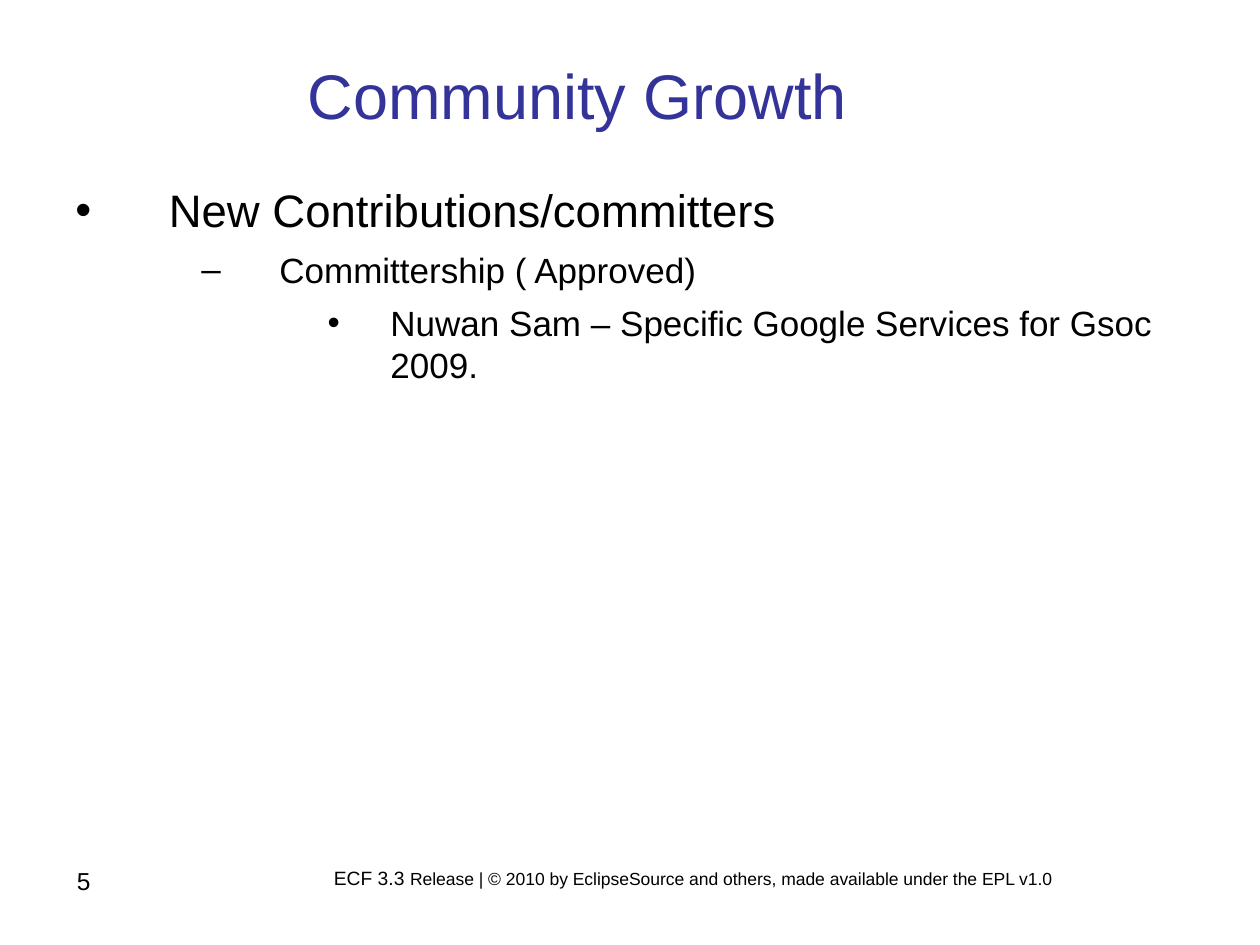
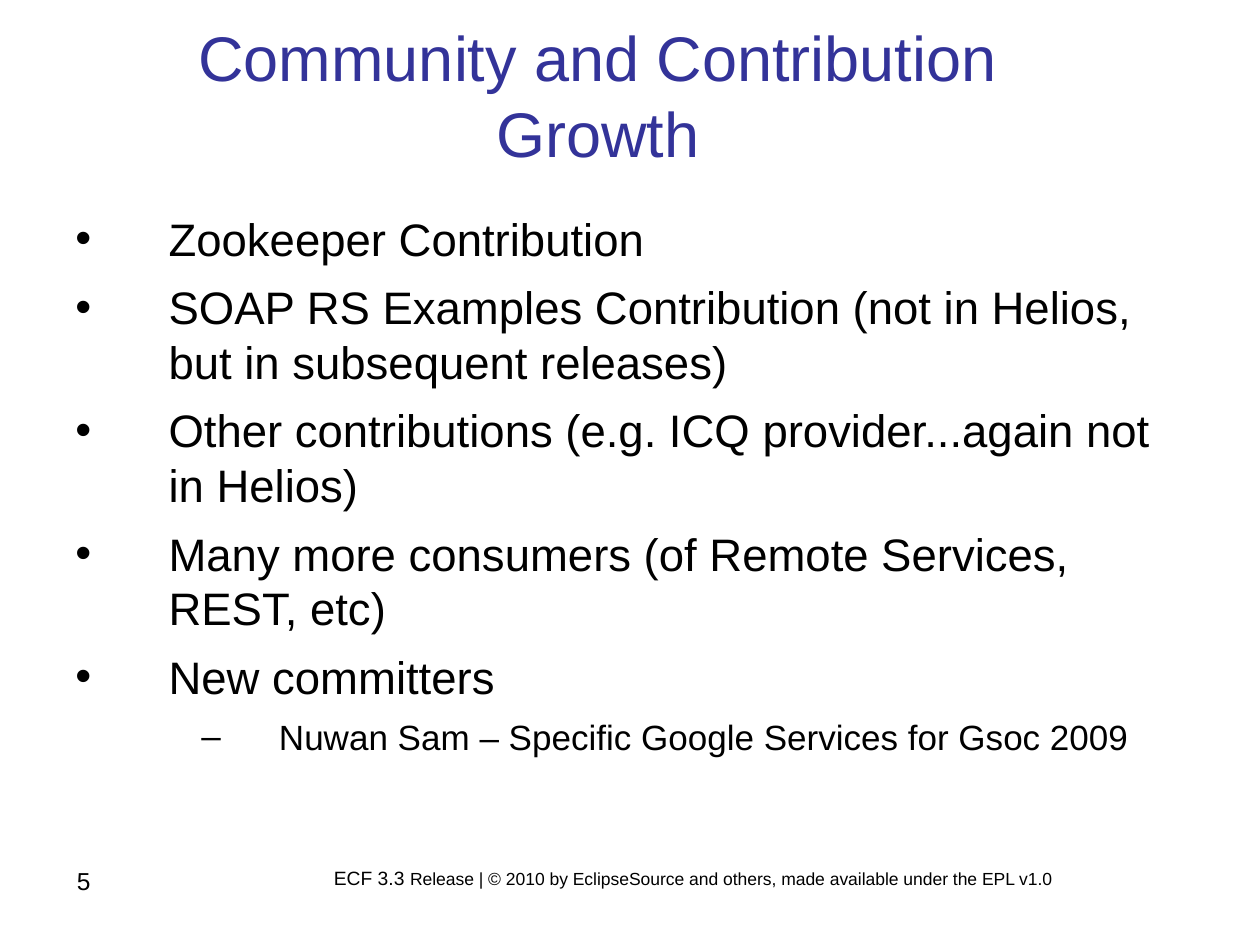
Before and after one commit to eclipse/ecf-website, a slide deck: slide 5 of reviews/ECF_Project_3.3_Release_Review.ppt. Drawn at 1260x945 pixels with LibreOffice and Linux fonts; fonts in the diff are those of the drawing; background and template pictures are left out. Boxes give left, top, right and bottom in pixels: in the first picture for what was removed or moved away, otherwise in the second. Text is boxed around its words. In the diff, an @@ line names an element or a change of style, - is before the commit and + after.

Commit message:
New versions of release review materials

```diff
--- a/reviews/ECF_Project_3.3_Release_Review.ppt
+++ b/reviews/ECF_Project_3.3_Release_Review.ppt
@@ text at (x1=198, y1=35, x2=997, y2=158): text changed @@
-Community Growth
+Community and Contribution Growth
@@ text at (x1=169, y1=223, x2=1149, y2=757): text changed; size 20 to 26 pt @@
-• New Contributions/committers
-  – Committership ( Approved)
-    • Nuwan Sam – Specific Google Services for Gsoc 2009.
+• Zookeeper Contribution
+• SOAP RS Examples Contribution (not in Helios, but in subsequent releases)
+• Other contributions (e.g. ICQ provider...again not in Helios)
+• Many more consumers (of Remote Services, REST, etc)
+• New committers
+  – Nuwan Sam – Specific Google Services for Gsoc 2009
```
Also in this commit, not shown: 7 other slides changed, 1 other file.
